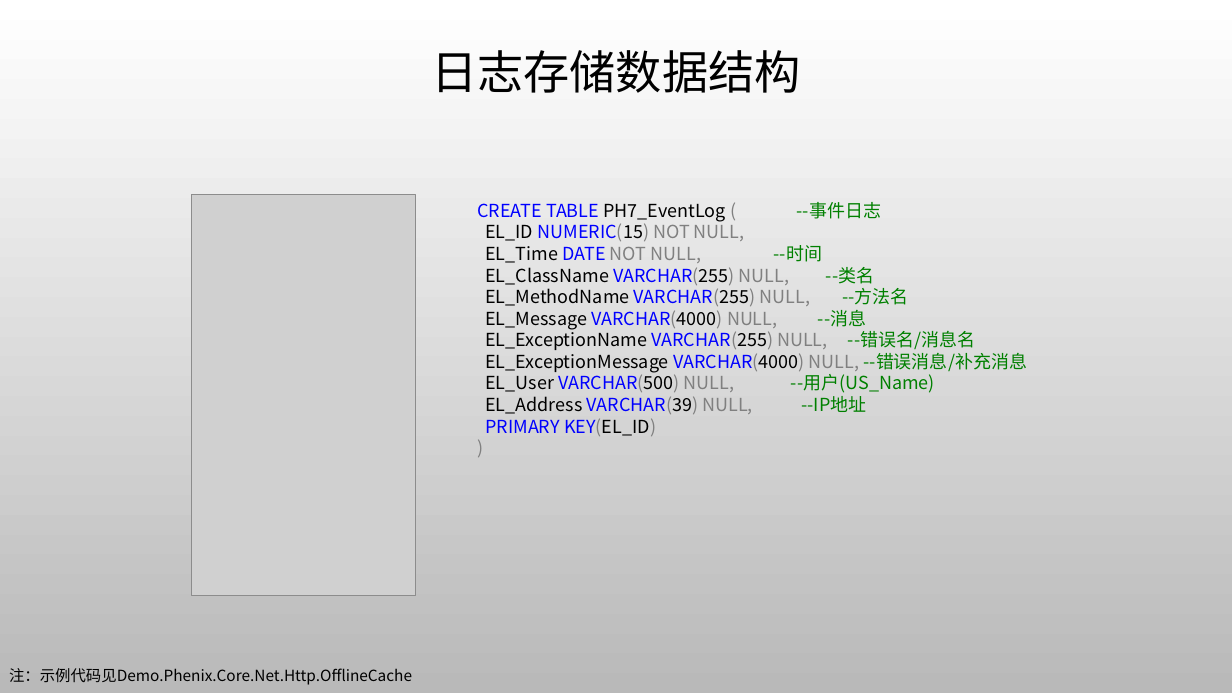
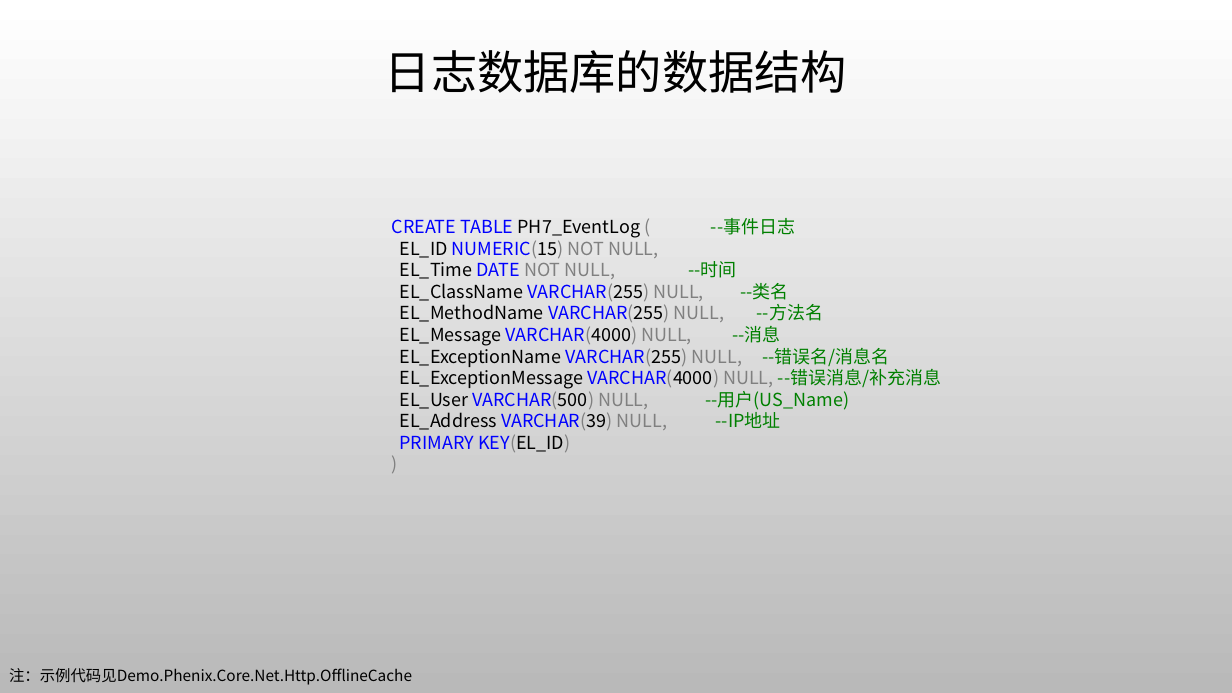
Before and after one commit to phenixiii/Phenix.NET7, a slide deck: slide 7 of Phenix.Extensions/Phenix.WebApplication/Phenix.WebApplication.用EventLogController归集系统日志.pptx (slide 6 before the commit). Drawn at 1232x693 pixels with LibreOffice and Linux fonts; fonts in the diff are those of the drawing; grey boxes stand for pictures; background and template pictures are left out. Boxes give left, top, right and bottom in pixels: in the first picture for what was removed or moved away, otherwise in the second. Text is boxed around its words. In the diff, an @@ line names an element or a change of style, - is before the commit and + after.

```diff
--- a/Phenix.Extensions/Phenix.WebApplication/Phenix.WebApplication.用EventLogController归集系统日志.pptx
+++ b/Phenix.Extensions/Phenix.WebApplication/Phenix.WebApplication.用EventLogController归集系统日志.pptx
@@ title at box(385, 50, 847, 93): text changed @@
-日志存储数据结构
+日志数据库的数据结构
@@ picture removed at box(192, 195, 416, 595) @@
@@ text "CREATE TABLE PH7_EventLog ( --事件日志": place and size @@
-text "CREATE TABLE PH7_EventLog ( --事件日志" at box(477, 202, 1027, 436)
+text "CREATE TABLE PH7_EventLog ( --事件日志" at box(392, 218, 942, 452)
```
Also in this commit, not shown: 2 other slides changed, 1 slide added, 18 other files.
